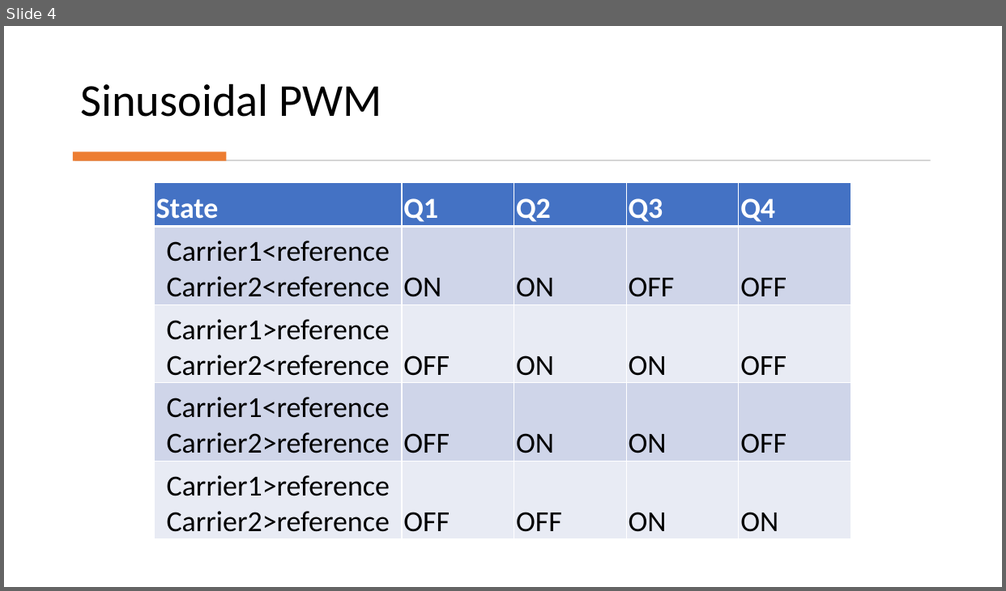
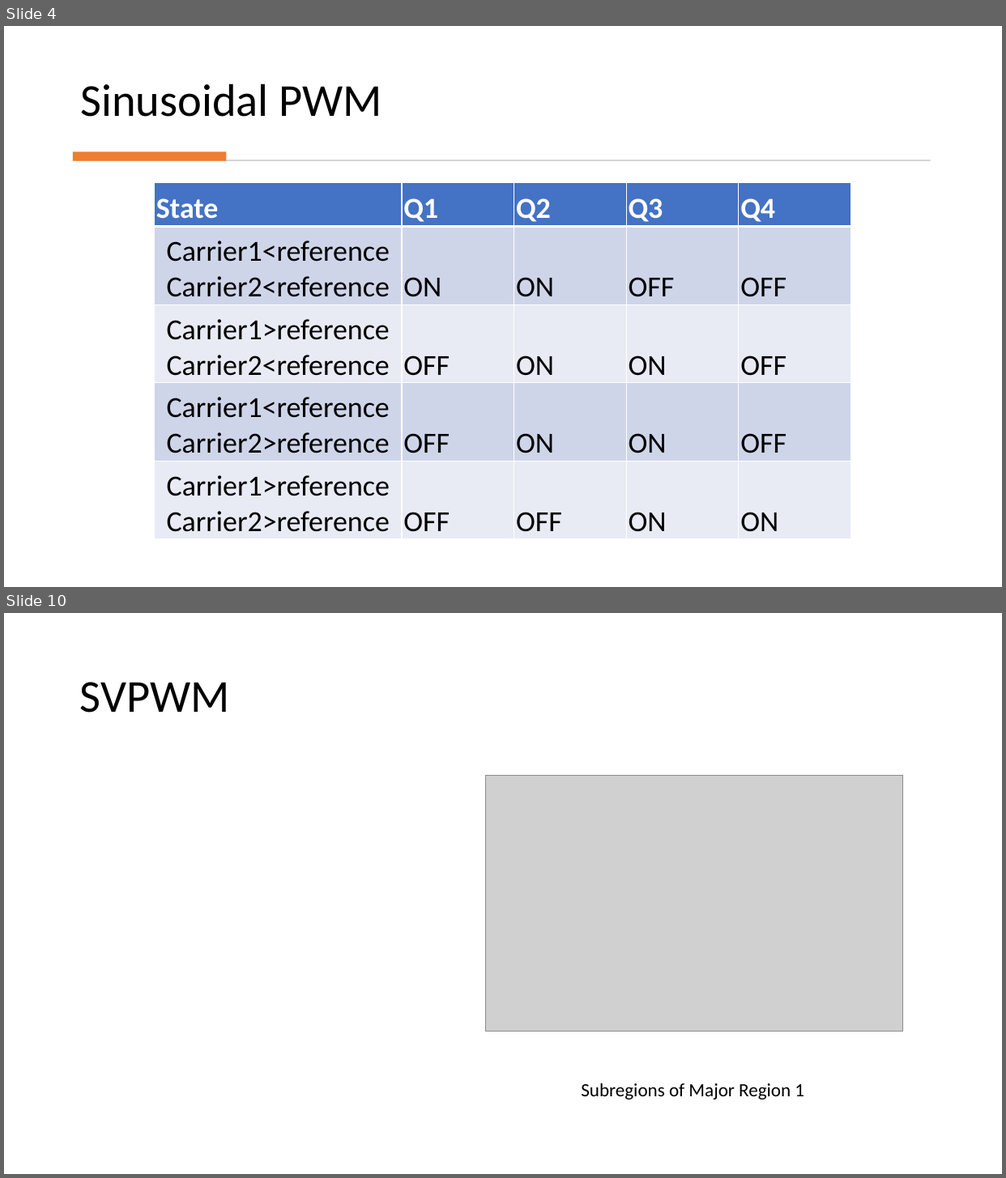
Before and after one commit to ahmetcan-akuz/Thesis, a slide deck: Reports/3-Level NPC Inverter Structure.pptx. Shown one above the other, each under a label of ours: slide 4 before the commit, slides 4 and 10 after it; the slides between them are not shown. The pictures are 1006x591 and 1006x1178 pixels, drawn with LibreOffice and Linux fonts; fonts in the diff are those of the drawing; grey boxes stand for pictures. Boxes give left, top, right and bottom in pixels: in the first picture for what was removed or moved away, otherwise in the second. Text is boxed around its words. In the diff, an @@ line names an element or a change of style, - is before the commit and + after.

Commit message:
SVPWM structure

```diff
--- a/Reports/3-Level NPC Inverter Structure.pptx
+++ b/Reports/3-Level NPC Inverter Structure.pptx
@@ slide 10 added at [4, 613, 1002, 1174], background #FFFFFF @@
@@ title added at [80, 682, 230, 713], 44 pt, text #000000 @@
+SVPWM
@@ picture added at [486, 776, 903, 1033] @@
@@ text added at [581, 1084, 804, 1100], 18 pt, text #000000 @@
+Subregions of Major Region 1
```
Also in this commit, not shown: 1 slide changed, 5 other slides added, 1 slide removed, 3 other files.
